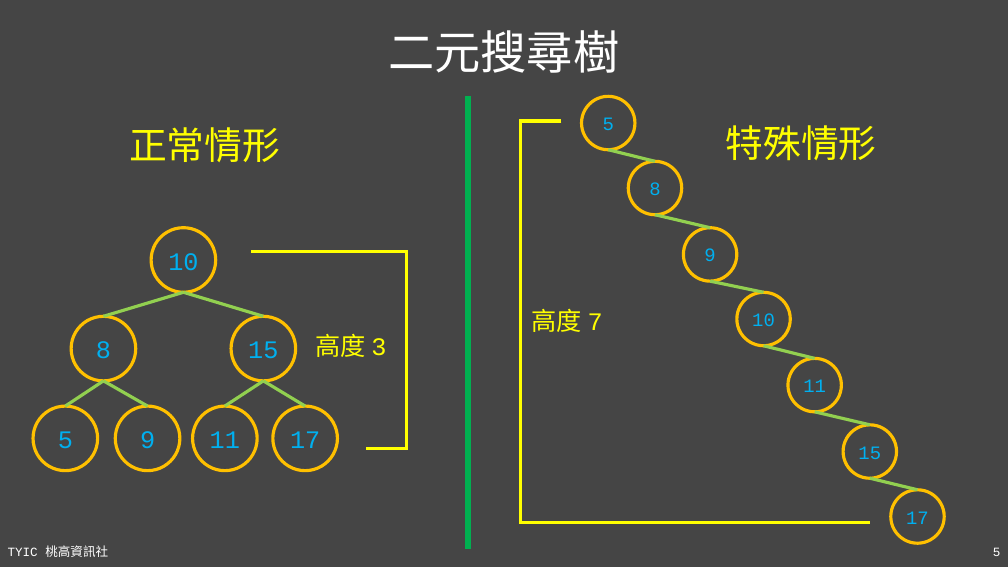
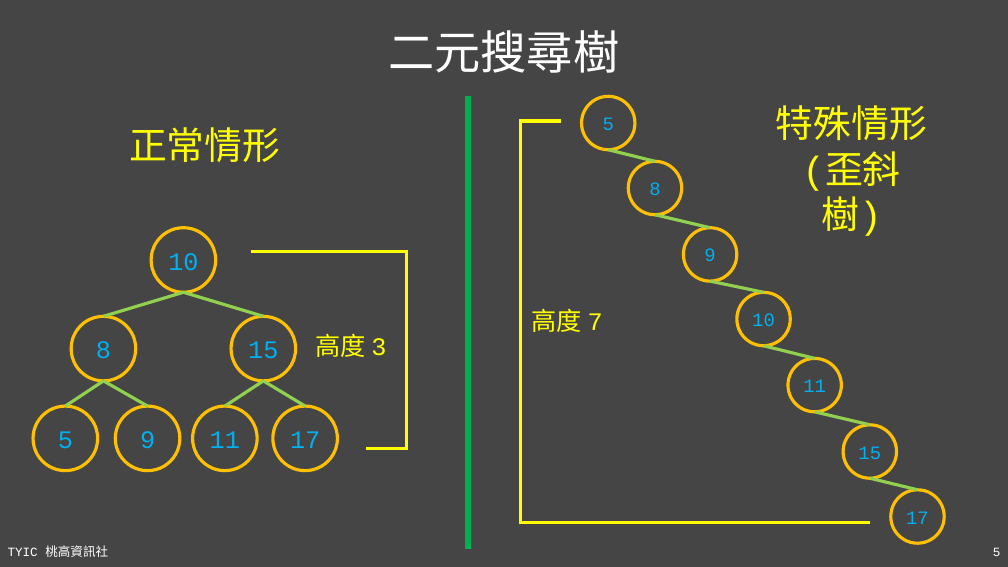
Before and after one commit to TYSHIC/slides, a slide deck: slide 5 of ppt/99_補充：資料結構與演算法.pptx. Drawn at 1008x567 pixels with LibreOffice and Linux fonts; fonts in the diff are those of the drawing. Boxes give left, top, right and bottom in pixels: in the first picture for what was removed or moved away, otherwise in the second. Text is boxed around its words. In the diff, an @@ line names an element or a change of style, - is before the commit and + after.

```diff
--- a/ppt/99_補充：資料結構與演算法.pptx
+++ b/ppt/99_補充：資料結構與演算法.pptx
@@ text "特殊情形": place and size @@
-text "特殊情形" at (726, 125, 877, 160)
+text "特殊情形" at (776, 105, 927, 236)
@@ text at (802, 156, 900, 236): paragraph added @@
+(歪斜樹)
```
Also in this commit, not shown: 9 other files.
